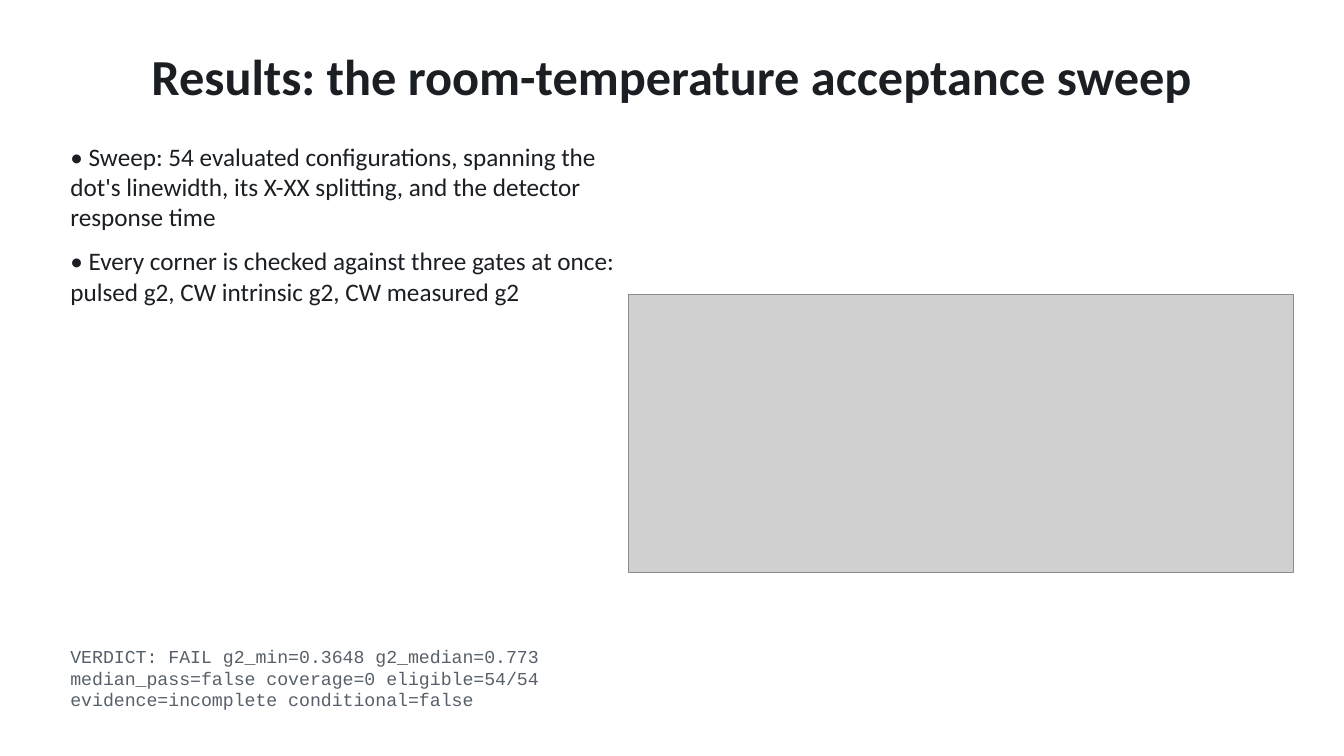
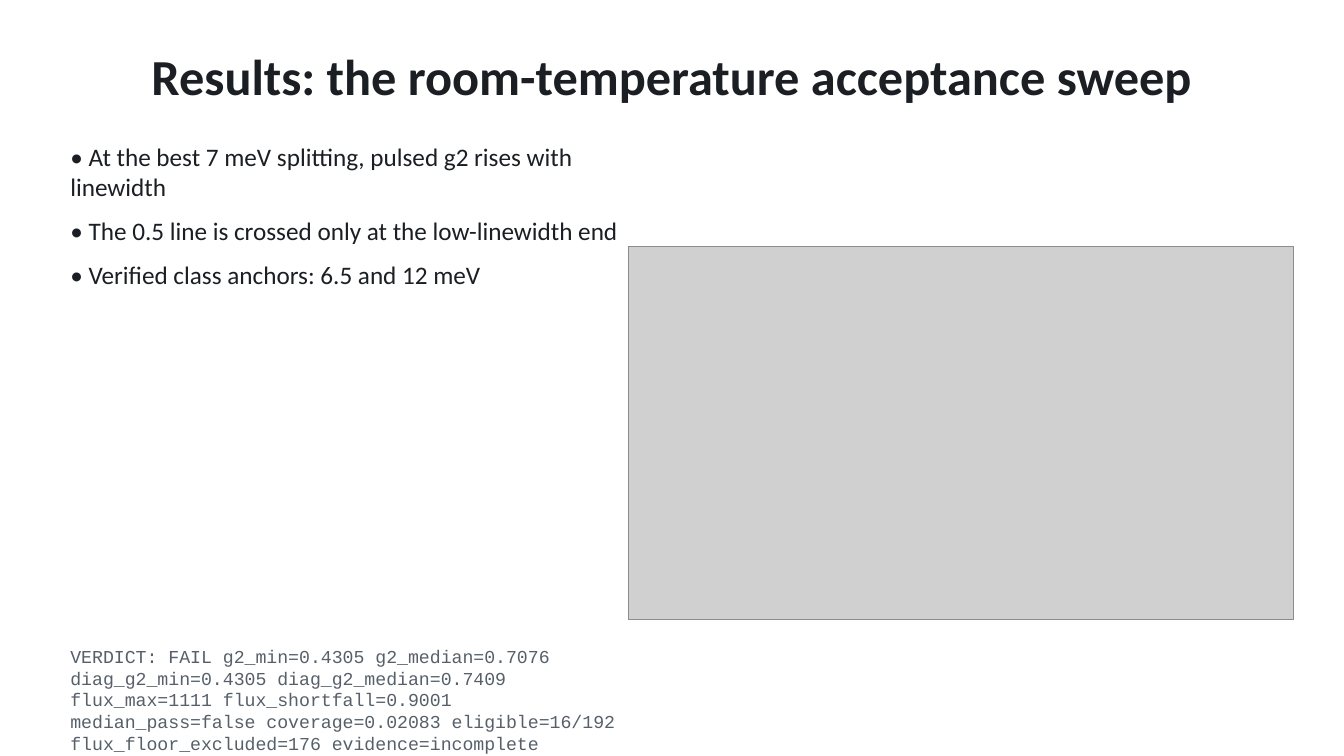
Before and after one commit to Alpharceus/qd-photon-sim, a slide deck: slide 14 of out/presentation/qd_edge_sps.pptx. Drawn at 1344x756 pixels with LibreOffice and Linux fonts; fonts in the diff are those of the drawing; grey boxes stand for pictures. Boxes give left, top, right and bottom in pixels: in the first picture for what was removed or moved away, otherwise in the second. Text is boxed around its words. In the diff, an @@ line names an element or a change of style, - is before the commit and + after.

```diff
--- a/out/presentation/qd_edge_sps.pptx
+++ b/out/presentation/qd_edge_sps.pptx
@@ text at <box>70,148,617,284</box>: text changed @@
-• Sweep: 54 evaluated configurations, spanning the dot's linewidth, its X-XX splitting, and the detector response time
-• Every corner is checked against three gates at once: pulsed g2, CW intrinsic g2, CW measured g2
+• At the best 7 meV splitting, pulsed g2 rises with linewidth
+• The 0.5 line is crossed only at the low-linewidth end
+• Verified class anchors: 6.5 and 12 meV
@@ picture: place and size @@
-picture at <box>628,294,1294,573</box>
+picture at <box>628,247,1294,620</box>
@@ text at <box>70,650,615,754</box>: text changed @@
-VERDICT: FAIL g2_min=0.3648 g2_median=0.773 median_pass=false coverage=0 eligible=54/54 evidence=incomplete conditional=false
+VERDICT: FAIL g2_min=0.4305 g2_median=0.7076 diag_g2_min=0.4305 diag_g2_median=0.7409 flux_max=1111 flux_shortfall=0.9001 median_pass=false coverage=0.02083 eligible=16/192 flux_floor_excluded=176 evidence=incomplete conditional=true headline_coverage=4/192 cw_raw_coverage=0/192 gamma300_pass_max=6
```
Also in this commit, not shown: 5 other slides changed, 2 slides added, 2 slides removed, 9 other files.
